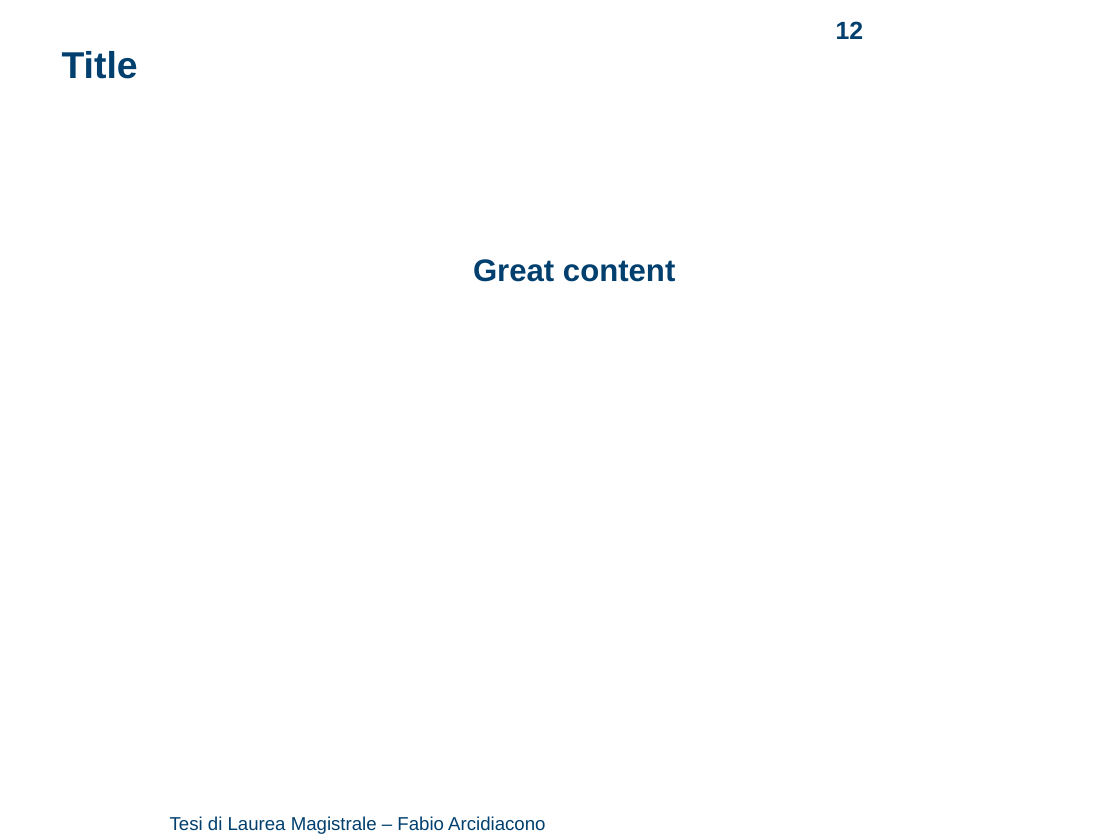
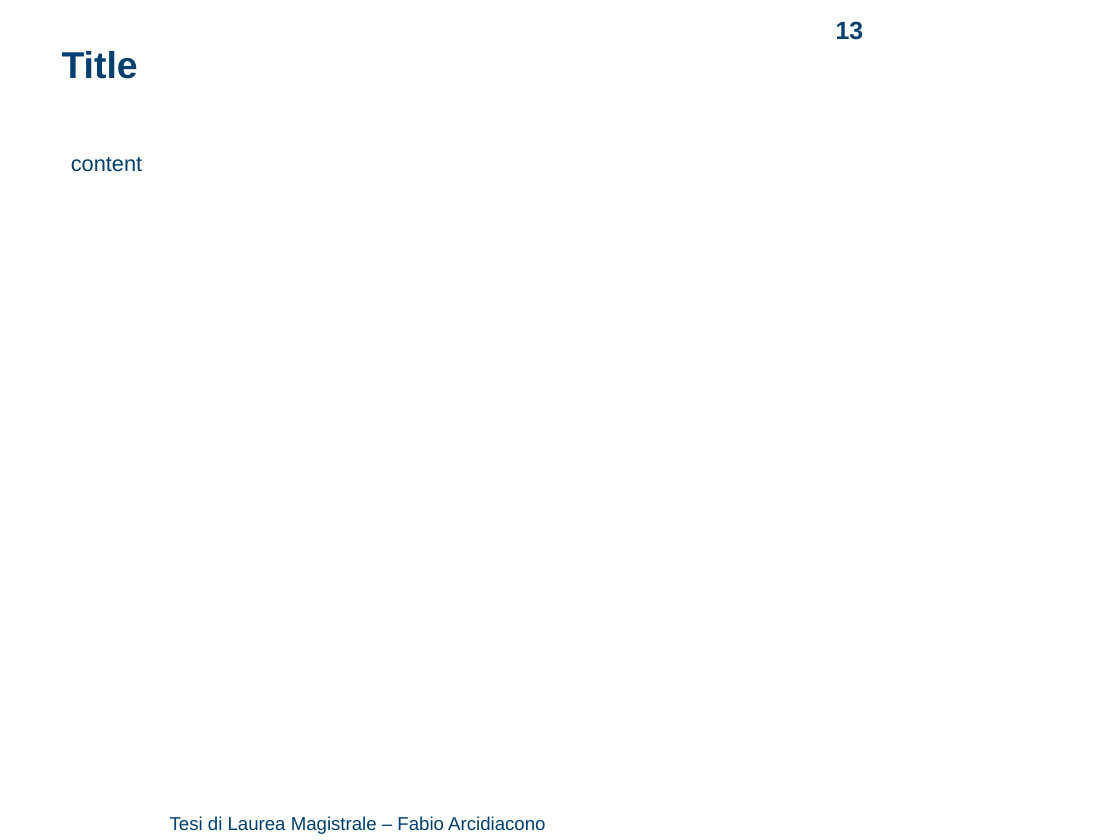
Before and after one commit to arci/thesis, a slide deck: slide 13 of presentation/ThesisPresentation.ppt (slide 12 before the commit). Drawn at 1120x840 pixels with LibreOffice and Linux fonts; fonts in the diff are those of the drawing; background and template pictures are left out. Boxes give left, top, right and bottom in pixels: in the first picture for what was removed or moved away, otherwise in the second. Text is boxed around its words. In the diff, an @@ line names an element or a change of style, - is before the commit and + after.

```diff
--- a/presentation/ThesisPresentation.ppt
+++ b/presentation/ThesisPresentation.ppt
@@ page number at [836, 21, 864, 40]: text changed @@
-12
+13
@@ text at [71, 157, 143, 172]: text changed; size 20 to 14 pt; bold off @@
-Great content
+content
```
Also in this commit, not shown: 11 other slides changed, 2 slides added, 1 slide removed, 1 other file.
